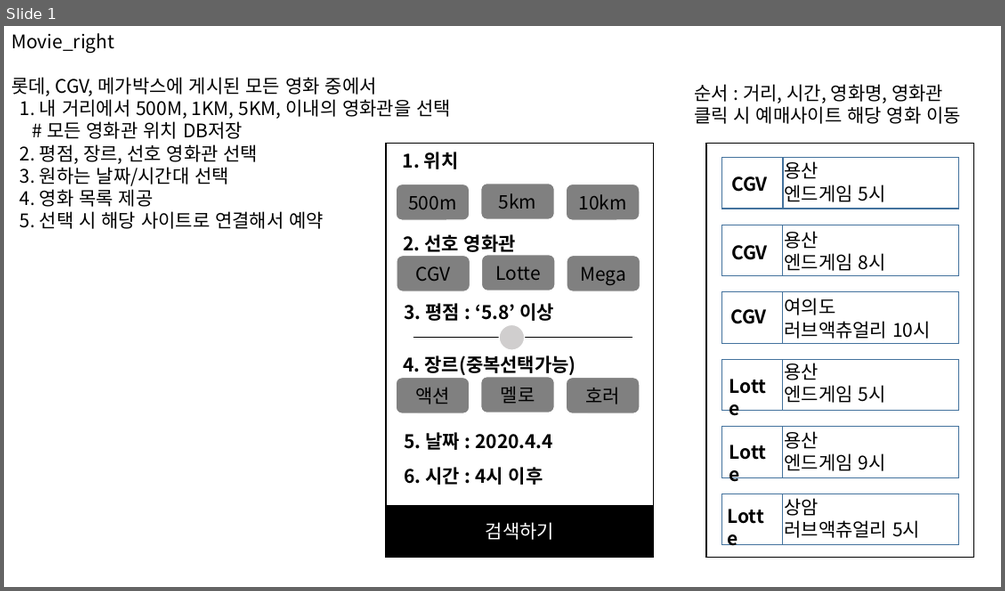
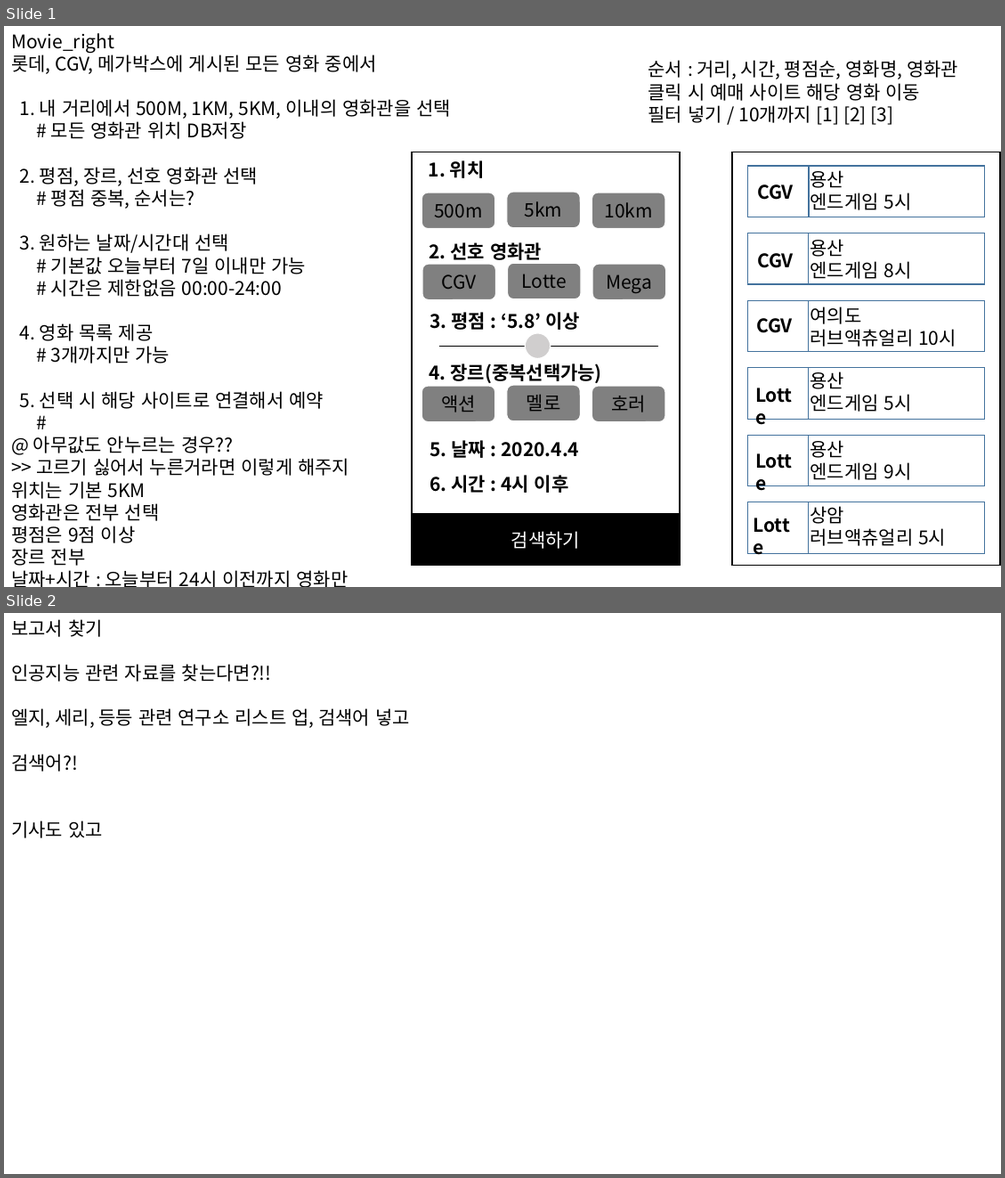
Before and after one commit to yudeen/project, a slide deck: 프로젝트.pptx. Shown one above the other, each under a label of ours: slide 1 before the commit, slides 1 and 2 after it. The pictures are 1005x591 and 1005x1178 pixels, drawn with LibreOffice and Linux fonts; fonts in the diff are those of the drawing. Boxes give left, top, right and bottom in pixels: in the first picture for what was removed or moved away, otherwise in the second. Text is boxed around its words. In the diff, an @@ line names an element or a change of style, - is before the commit and + after.

```diff
--- a/프로젝트.pptx
+++ b/프로젝트.pptx
@@ slide 2 added at [4, 613, 1001, 1174], background #FFFFFF @@
@@ text added at [11, 619, 410, 838], 18 pt, text #000000 @@
+보고서 찾기
+인공지능 관련 자료를 찾는다면?!!
+엘지, 세리, 등등 관련 연구소 리스트 업, 검색어 넣고
+검색어?!
+기사도 있고
@@ slide 1 changed as well @@
@@ text at [648, 60, 958, 125]: text changed @@
-순서 : 거리, 시간, 영화명, 영화관
-클릭 시 예매사이트 해당 영화 이동
+순서 : 거리, 시간, 평점순, 영화명, 영화관
+클릭 시 예매 사이트 해당 영화 이동
+필터 넣기 / 10개까지 [1] [2] [3]
@@ text at [51, 189, 195, 208]: paragraph added @@
+# 평점 중복, 순서는?
@@ text at [51, 257, 306, 297]: paragraphs added @@
+# 기본값 오늘부터 7일 이내만 가능
+# 시간은 제한없음 00:00-24:00
@@ text at [51, 346, 170, 363]: paragraph added @@
+# 3개까지만 가능
@@ text at [11, 435, 349, 587]: paragraphs added @@
+#
+@ 아무값도 안누르는 경우??
+>> 고르기 싫어서 누른거라면 이렇게 해주지
+위치는 기본 5KM
+영화관은 전부 선택
+평점은 9점 이상
+장르 전부
+날짜+시간 : 오늘부터 24시 이전까지 영화만
@@ 18 texts, 15 rectangles, 9 rounded rectangles, 1 line, 1 ellipse: place and size @@
-18 texts, 15 rectangles, 9 rounded rectangles, 1 line, 1 ellipse at [386, 143, 974, 557]
+18 texts, 15 rectangles, 9 rounded rectangles, 1 line, 1 ellipse at [412, 151, 1000, 565]
```
Also in this commit, not shown: 1 slide removed.
